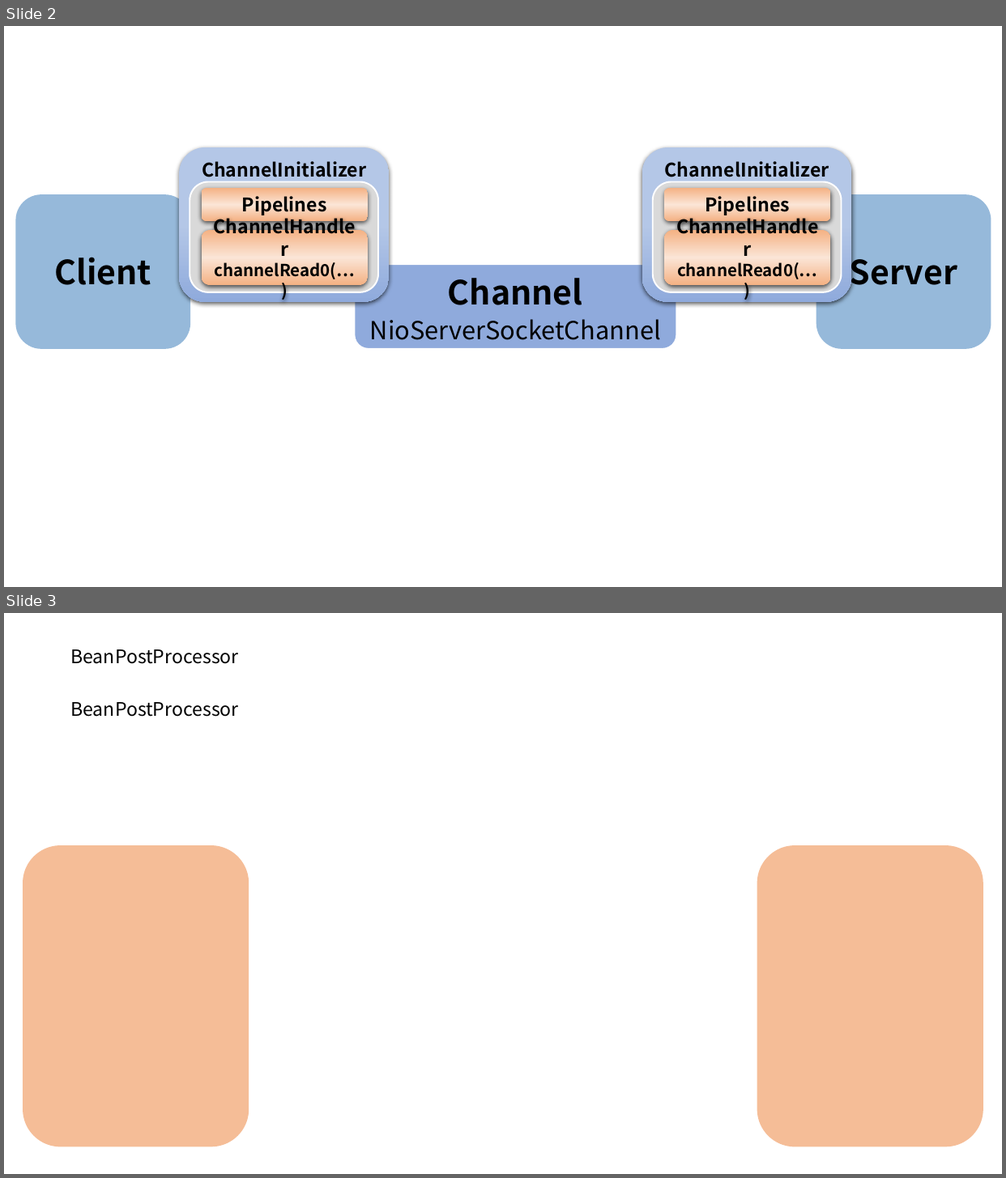
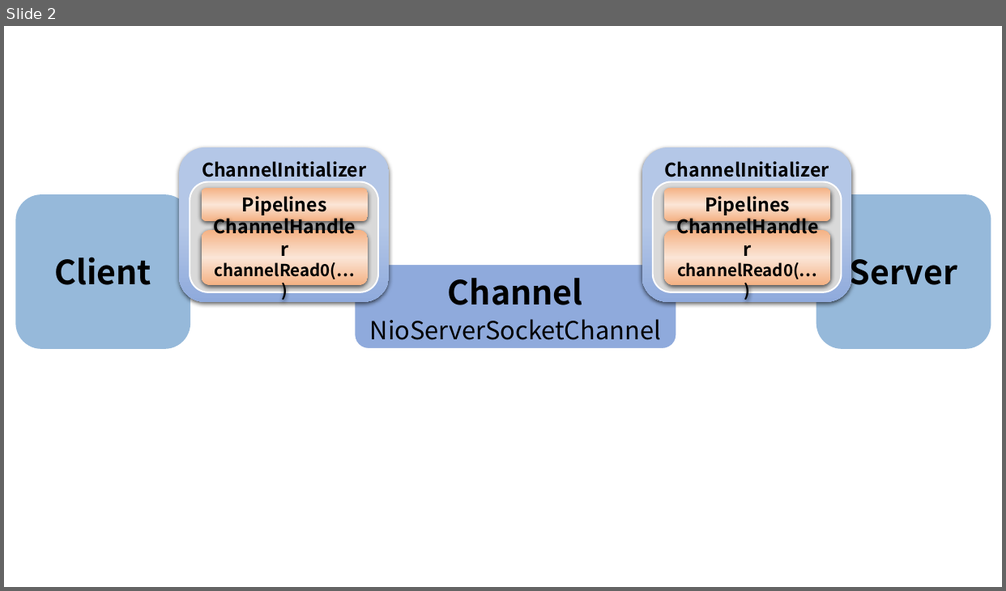
Before and after one commit to hzbobby/JavaLearningProject, a slide deck: Bobby-RPC-Framework/Bobby-MyRPC/Figures.pptx. Shown one above the other, each under a label of ours: slides 2 and 3 before the commit, slide 2 after it. The pictures are 1006x1178 and 1006x591 pixels, drawn with LibreOffice and Linux fonts; fonts in the diff are those of the drawing. Boxes give left, top, right and bottom in pixels: in the first picture for what was removed or moved away, otherwise in the second. Text is boxed around its words. In the diff, an @@ line names an element or a change of style, - is before the commit and + after.

```diff
--- a/Bobby-RPC-Framework/Bobby-MyRPC/Figures.pptx
+++ b/Bobby-RPC-Framework/Bobby-MyRPC/Figures.pptx
@@ slide 3 removed at bbox=[4, 613, 1002, 1174], background #FFFFFF @@
@@ text removed at bbox=[70, 649, 239, 664] @@
-BeanPostProcessor
@@ text removed at bbox=[70, 702, 239, 717] @@
-BeanPostProcessor
@@ rounded rectangle removed at bbox=[23, 845, 249, 1148] @@
@@ rounded rectangle removed at bbox=[757, 845, 983, 1148] @@
```
Also in this commit, not shown: 1 slide added, 40 other files.
